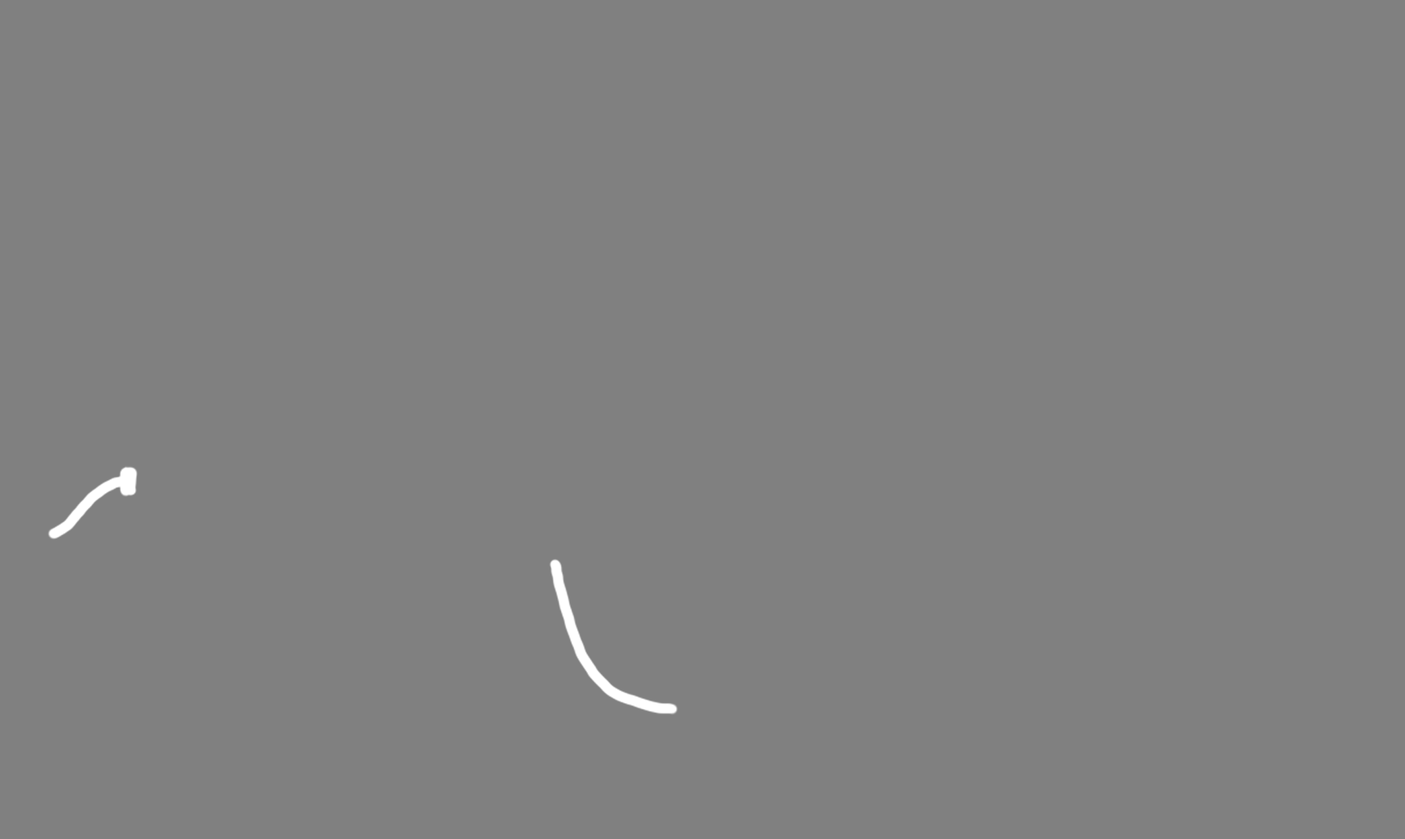
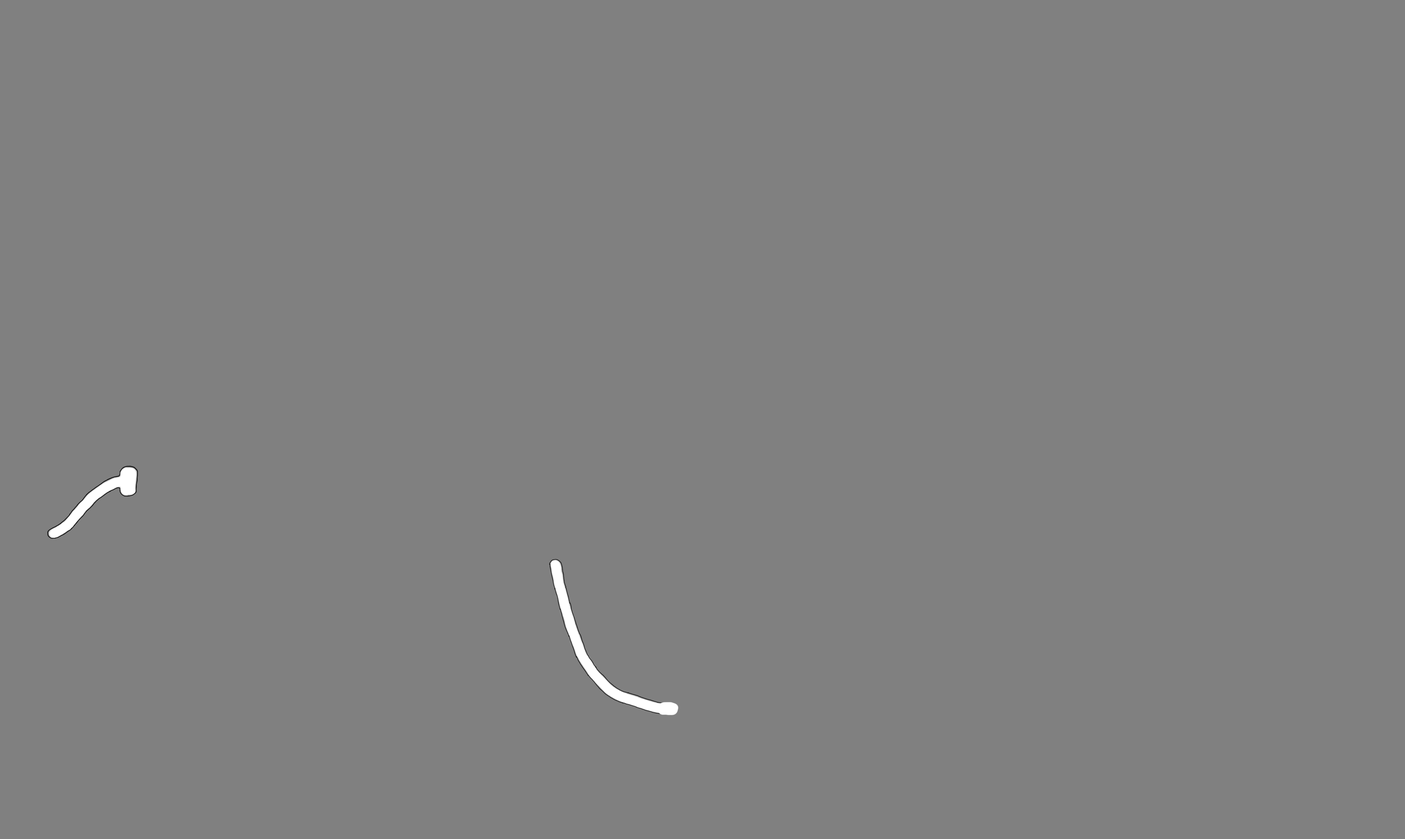
Revision of a layered w=1405, h=839 image; what changed, layer by layer:
painted on "Слой 11" over [47, 465, 679, 716]
